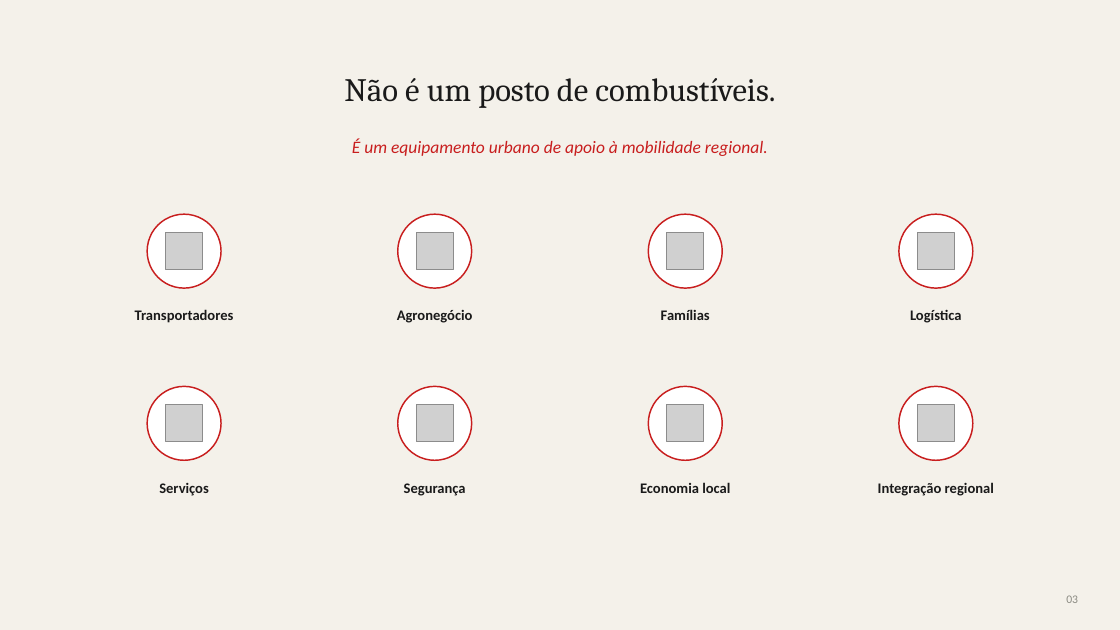
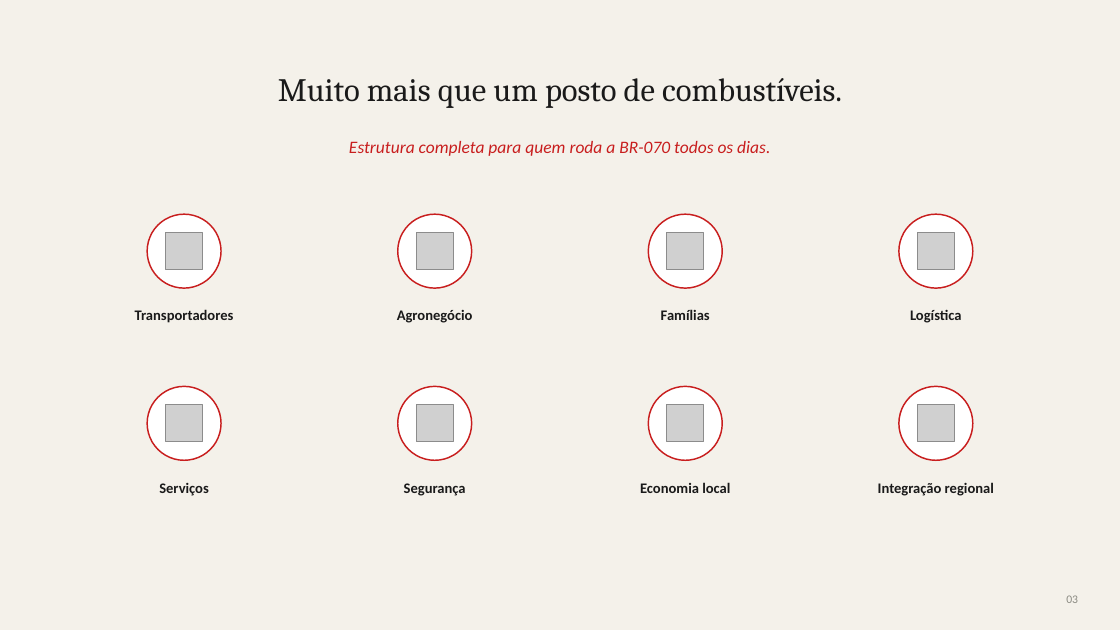
Before and after one commit to vlogronaldooliveira/github-slideshow, a slide deck: slide 5 of assets/girassol/Centro-de-Servicos-Girassol-Cocalzinho.pptx. Drawn at 1120x630 pixels with LibreOffice and Linux fonts; fonts in the diff are those of the drawing; grey boxes stand for pictures. Boxes give left, top, right and bottom in pixels: in the first picture for what was removed or moved away, otherwise in the second. Text is boxed around its words. In the diff, an @@ line names an element or a change of style, - is before the commit and + after.

```diff
--- a/assets/girassol/Centro-de-Servicos-Girassol-Cocalzinho.pptx
+++ b/assets/girassol/Centro-de-Servicos-Girassol-Cocalzinho.pptx
@@ text at (278,78,842,108): text changed @@
-Não é um posto de combustíveis.
+Muito mais que um posto de combustíveis.
@@ text at (349,141,770,156): text changed @@
-É um equipamento urbano de apoio à mobilidade regional.
+Estrutura completa para quem roda a BR-070 todos os dias.
```
